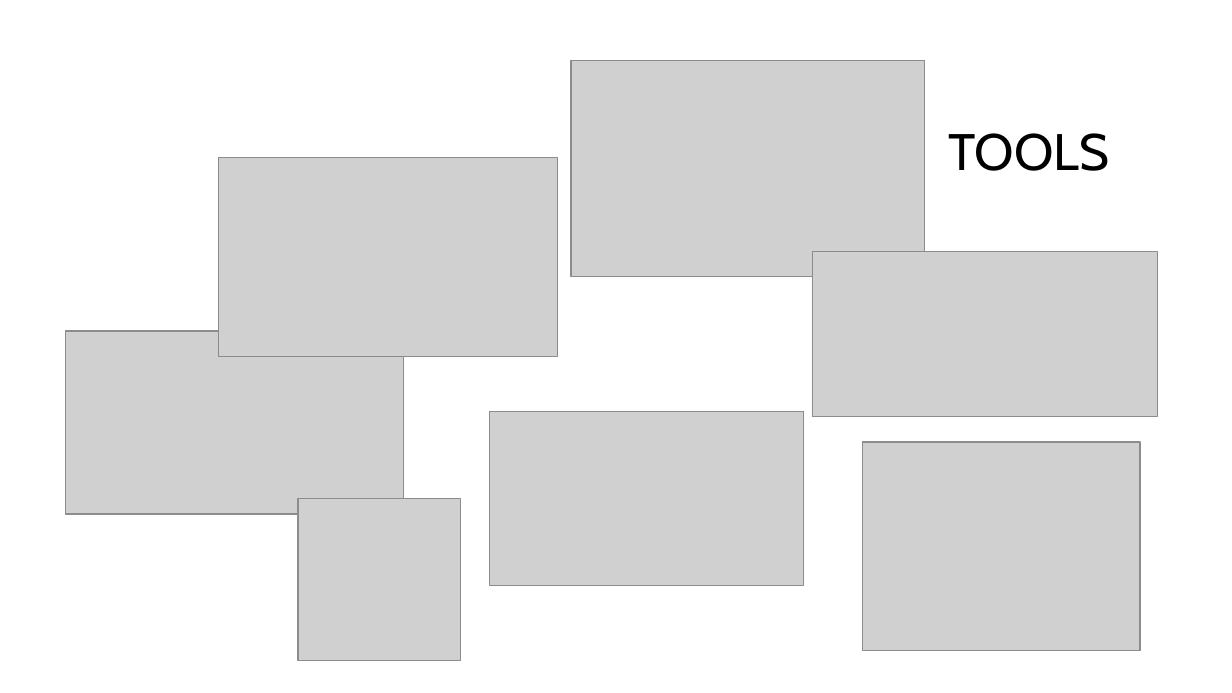
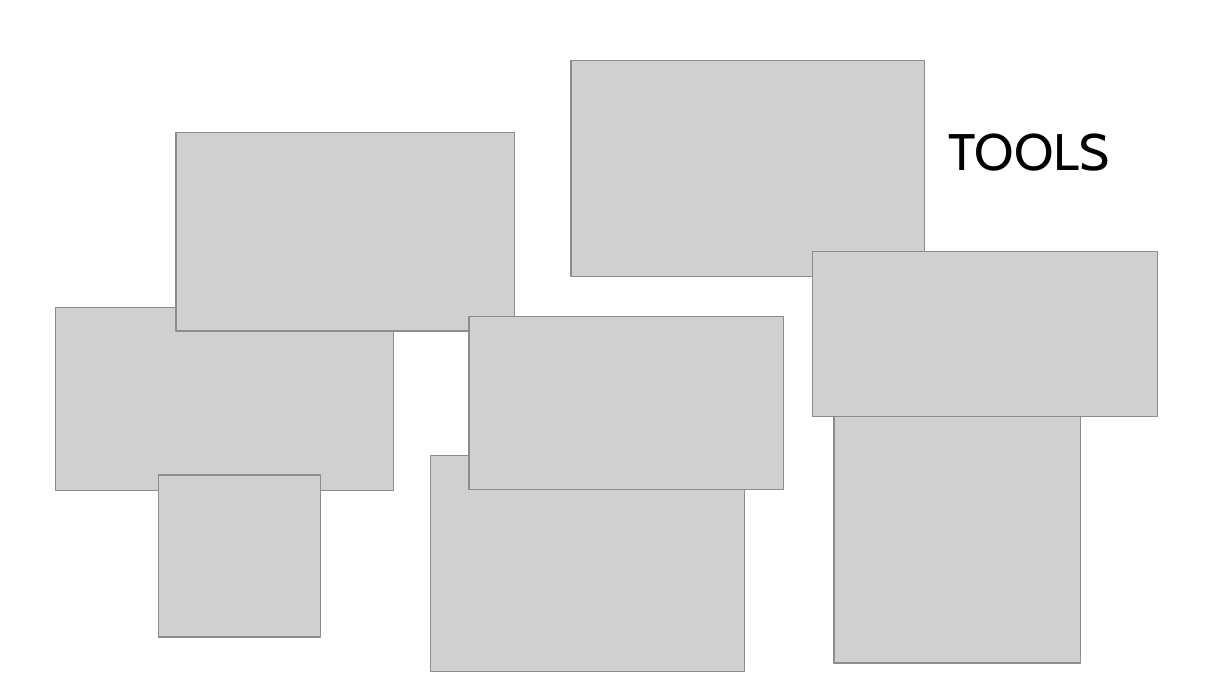
Before and after one commit to ssb91/Week_10-11_project, a slide deck: slide 4 of group project/Group Project QA Cinema System.pptx. Drawn at 1232x693 pixels with LibreOffice and Linux fonts; fonts in the diff are those of the drawing; grey boxes stand for pictures; background and template pictures are left out. Boxes give left, top, right and bottom in pixels: in the first picture for what was removed or moved away, otherwise in the second. Text is boxed around its words. In the diff, an @@ line names an element or a change of style, - is before the commit and + after.

Commit message:
Add files via upload
Add webstorm to tools, polish wording.

```diff
--- a/group project/Group Project QA Cinema System.pptx
+++ b/group project/Group Project QA Cinema System.pptx
@@ picture: place and size @@
-picture at [218,158,557,356]
+picture at [176,133,515,331]
@@ picture: place and size @@
-picture at [65,331,403,515]
+picture at [55,308,393,492]
@@ picture: place and size @@
-picture at [489,411,803,585]
+picture at [469,317,784,490]
@@ picture added at [834,416,1080,663] @@
@@ picture: place and size @@
-picture at [298,499,461,662]
+picture at [158,476,320,638]
@@ picture: place and size @@
-picture at [862,442,1140,650]
+picture at [430,456,744,673]
```
Also in this commit, not shown: 2 other slides changed.
